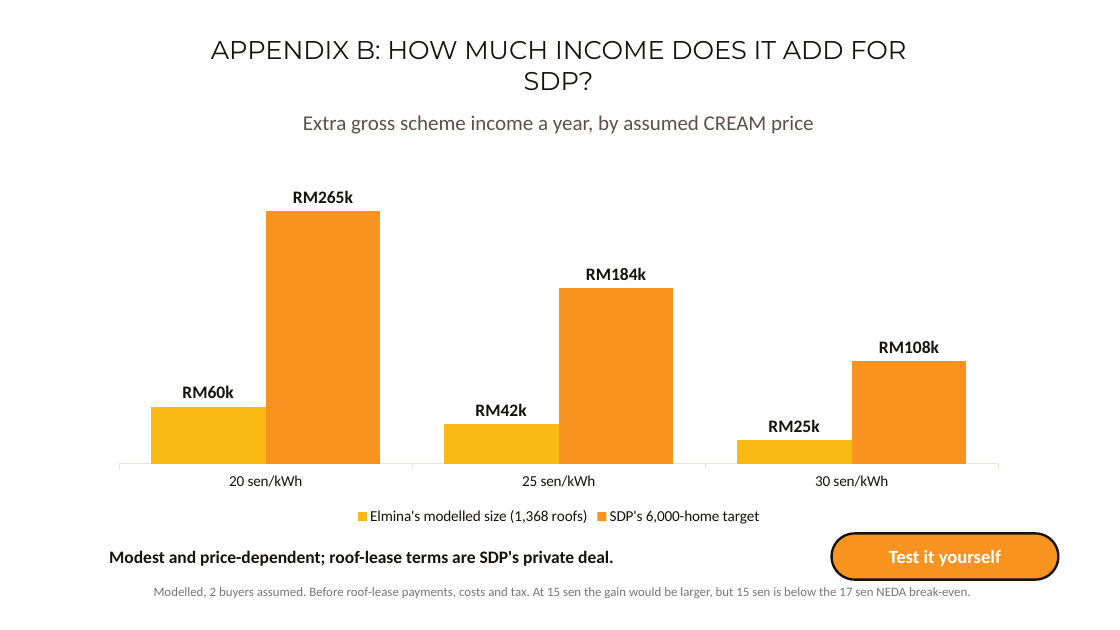
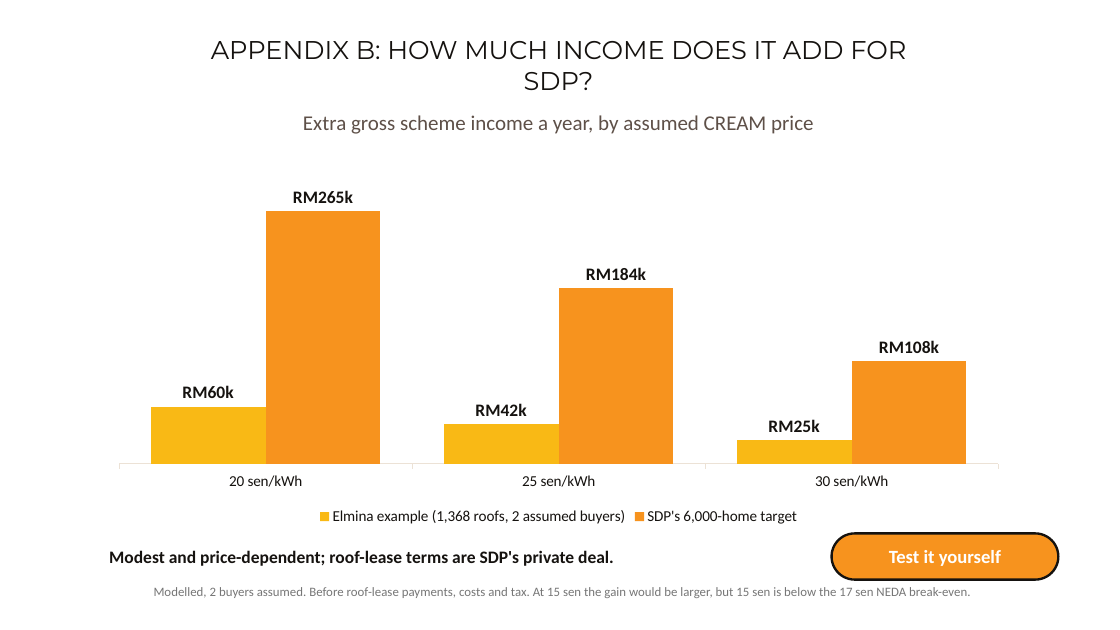
Before and after one commit to ttc-099/Wattwise, a slide deck: slide 15 of 00 Documents/WattWise Pitch Deck (final).pptx. Drawn at 1120x630 pixels with LibreOffice and Linux fonts; fonts in the diff are those of the drawing; background and template pictures are left out. Boxes give left, top, right and bottom in pixels: in the first picture for what was removed or moved away, otherwise in the second. Text is boxed around its words. In the diff, an @@ line names an element or a change of style, - is before the commit and + after.

```diff
--- a/00 Documents/WattWise Pitch Deck (final).pptx
+++ b/00 Documents/WattWise Pitch Deck (final).pptx
@@ column chart at box(101, 151, 1017, 529) @@
-Elmina's modelled size (1,368 roofs): 60, 42, 25
+Elmina example (1,368 roofs, 2 assumed buyers): 60, 42, 25
@@ value axis changed @@
```
Also in this commit, not shown: 1 other slide changed, 10 other files.
